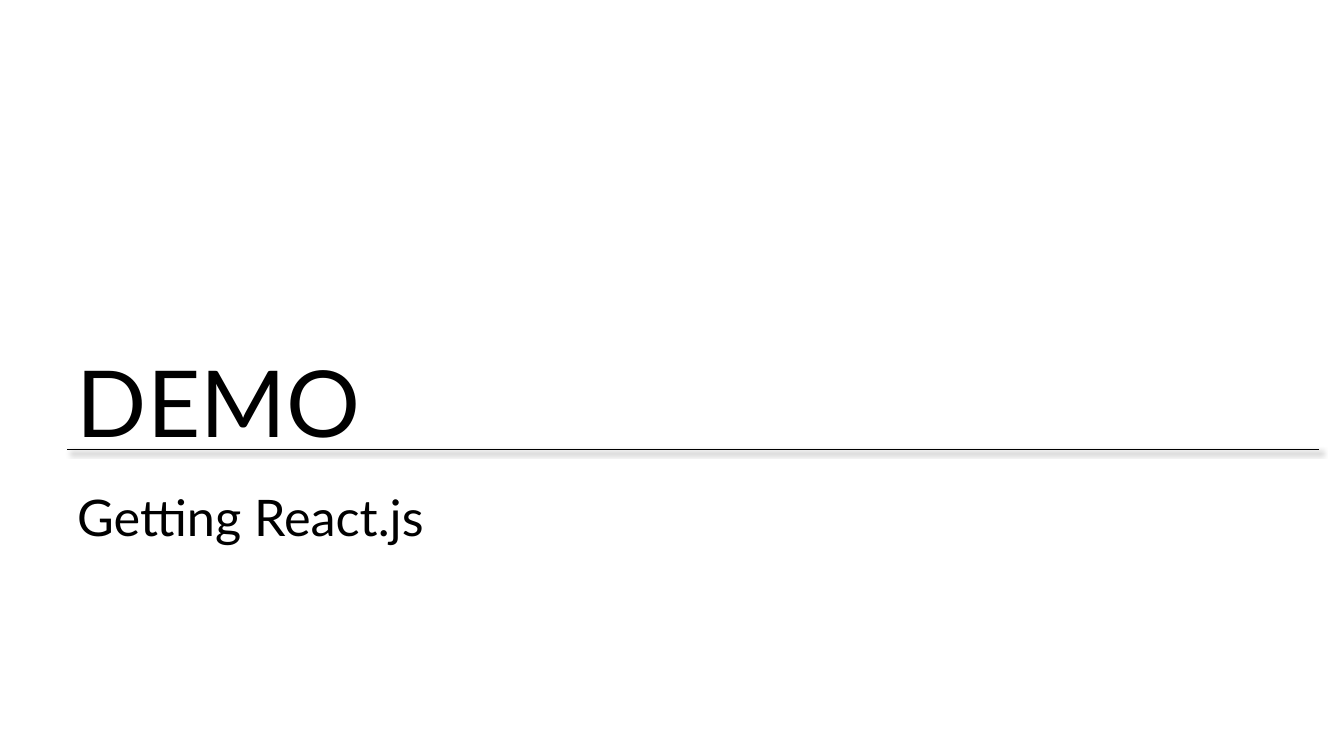
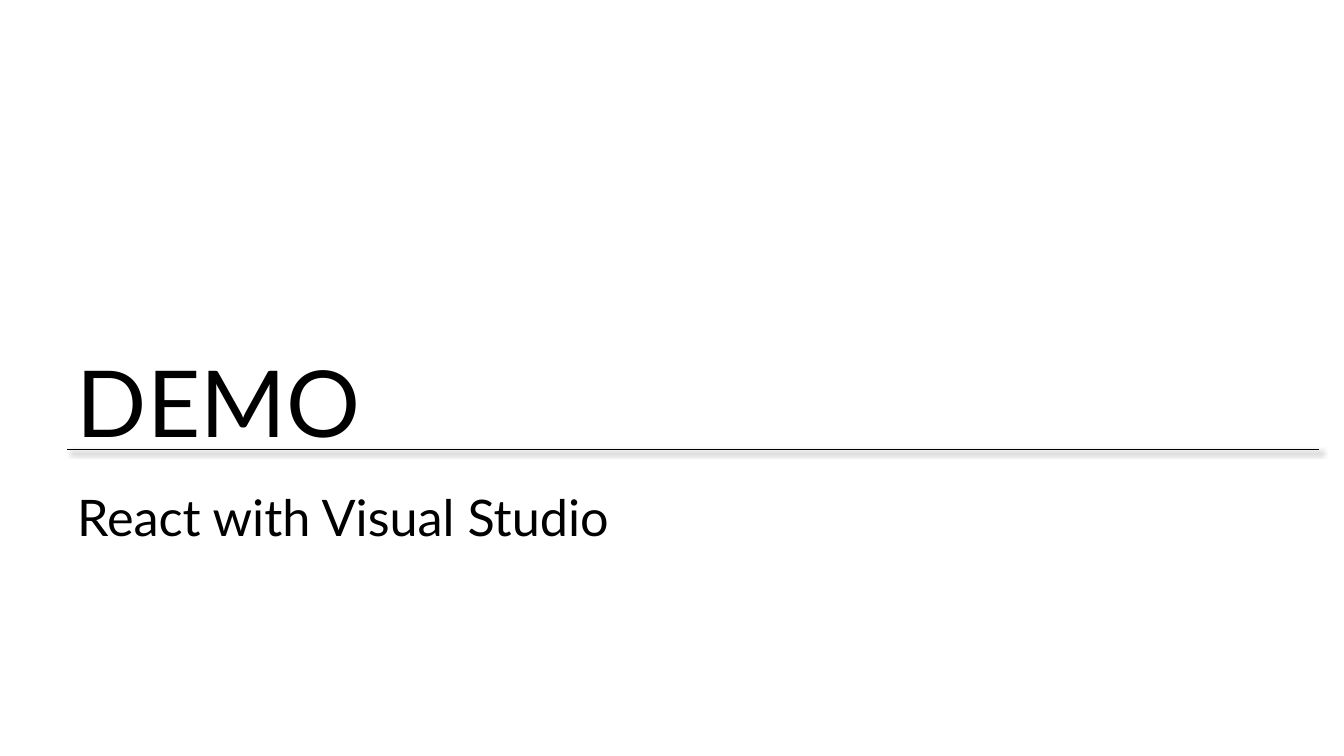
Before and after one commit to MicrosoftLearning/ReactJS, a slide deck: slide 21 of Slides/2 - Developer Setup.pptx (slide 5 before the commit). Drawn at 1344x756 pixels with LibreOffice and Linux fonts; fonts in the diff are those of the drawing; background and template pictures are left out. Boxes give left, top, right and bottom in pixels: in the first picture for what was removed or moved away, otherwise in the second. Text is boxed around its words. In the diff, an @@ line names an element or a change of style, - is before the commit and + after.

Commit message:
Updates to decks

```diff
--- a/Slides/2 - Developer Setup.pptx
+++ b/Slides/2 - Developer Setup.pptx
@@ title at [77,499,609,537]: text changed @@
-Getting React.js
+React with Visual Studio
```
Also in this commit, not shown: 16 slides added, 3 other files.
